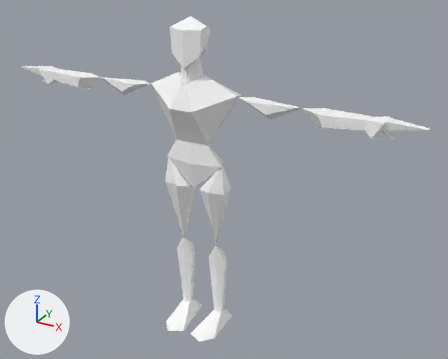
Two versions of the FBX model OperaVR_Unity/Assets/_OperaVR/GFX/Models/lotta/Characters/Ercole.fbx, one commit apart.
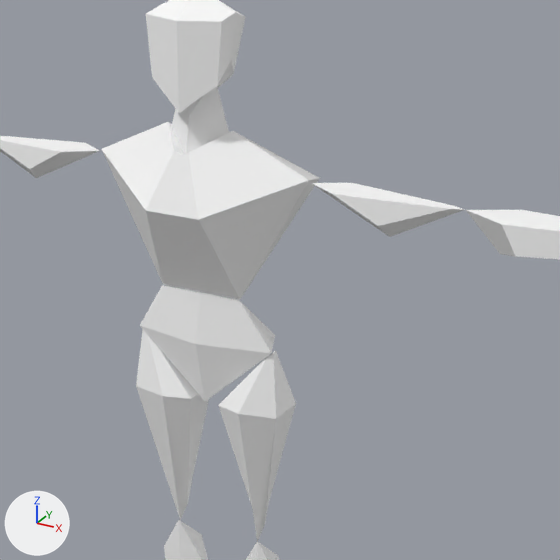
Each version appears first from a camera (50 mm lens) standing at (1.53, -2.45, 2.14) and looking at (0.12, 0.1, 0.87), and next in a close-up on the part from 24% to 76% of the width and 6% to 71% of the height. Arrows for +X, +Y and +Z are at lower left; the lights stay in place. The last two pictures show the newer version. Where no turn or scale is listed for an object, it has been applied to the vertices.

Objects in the first close-up: 'DUCA_CHARACTER_01:DUCA_CORPO.001'.
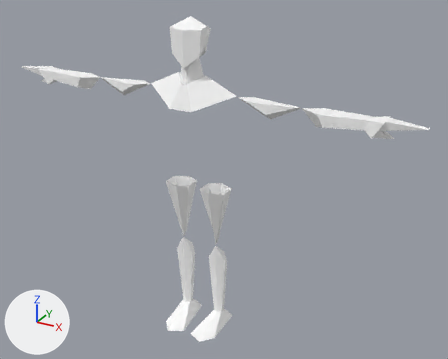
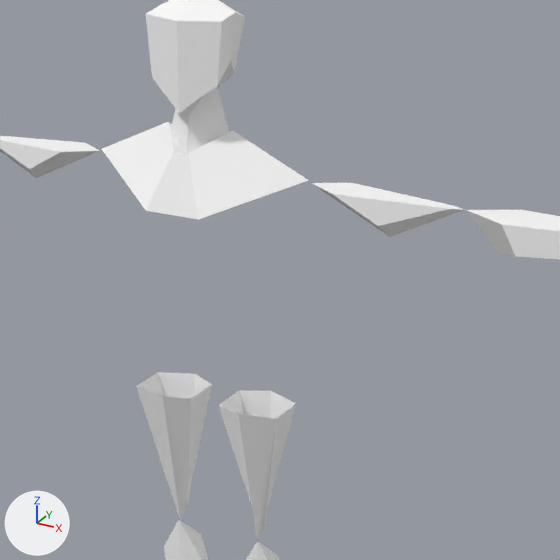
The change, as a list of edits to the scene's bpy script:
```text
Change me_mesh:
    used by ob_duca_character_01_duca_corpo_001; location = (0.0, 0.0, 0.0)
    remove me_mesh.from_pydata(...)  # 237 vertices, 202 faces; spans x -1.11..1.11, y -0.14..0.18, z 0.0..1.69
    add me_mesh.from_pydata(...)  # 202 vertices, 160 faces; spans x -1.11..1.11, y -0.14..0.18, z 0.0..1.69
    me_mesh part 1: the loose piece of 18 vertices spanning x -0.16..0.16, y -0.03..0.11, z 0.83..1.08 is deleted
    me_mesh part 2
    17 vertices are removed from x -0.21..0.21, y 0.0..0.12, z 0.95..1.32
    26 faces are deleted
```

Boxes [x1, y1, x2, y2] around the edits, measured in the close-ups (560 x 560 px):
part 1 of me_mesh, deleted
    before: [140, 285, 275, 401]
part 2 of me_mesh, deleted
    before: [102, 131, 320, 419]
